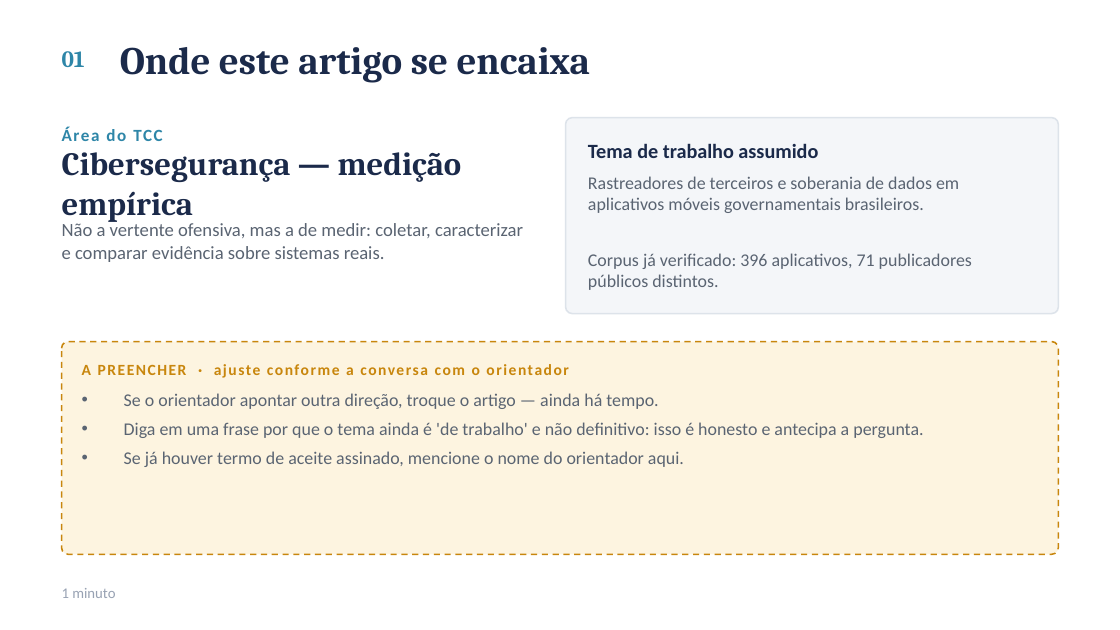
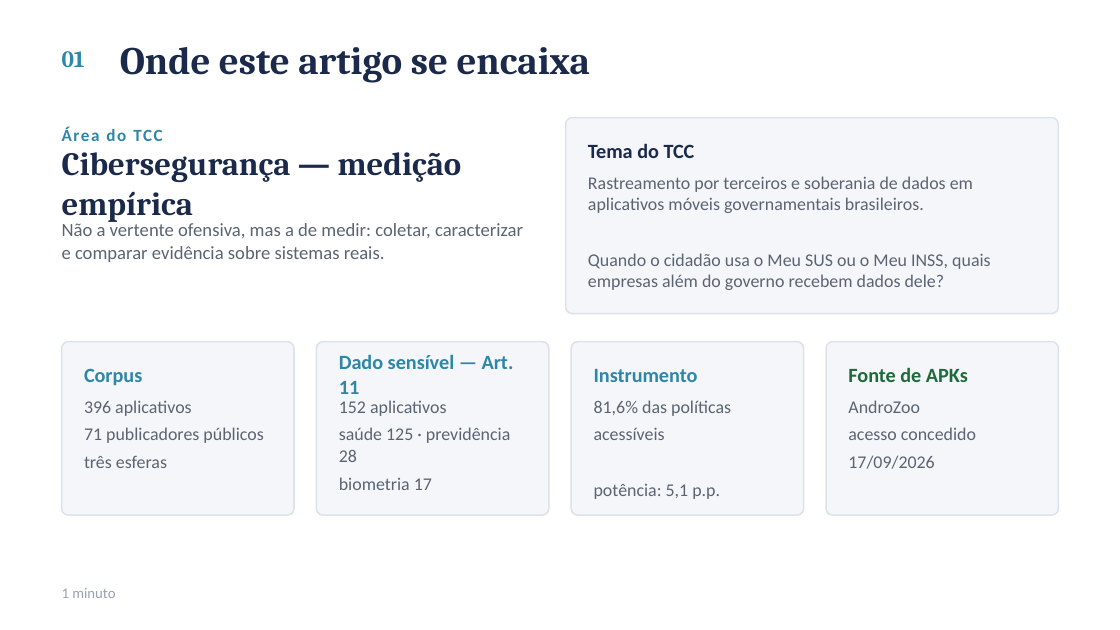
Before and after one commit to ClaudioAMF1/TCC, a slide deck: slide 2 of seminario/seminario-analise-de-artigo.pptx. Drawn at 1120x630 pixels with LibreOffice and Linux fonts; fonts in the diff are those of the drawing. Boxes give left, top, right and bottom in pixels: in the first picture for what was removed or moved away, otherwise in the second. Text is boxed around its words. In the diff, an @@ line names an element or a change of style, - is before the commit and + after.

```diff
--- a/seminario/seminario-analise-de-artigo.pptx
+++ b/seminario/seminario-analise-de-artigo.pptx
@@ text at <box>588,143,695,158</box>: text changed @@
-Tema de trabalho assumido
+Tema do TCC
@@ text at <box>588,176,991,290</box>: text changed @@
-Rastreadores de terceiros e soberania de dados em aplicativos móveis governamentais brasileiros.
-Corpus já verificado: 396 aplicativos, 71 publicadores públicos distintos.
+Rastreamento por terceiros e soberania de dados em aplicativos móveis governamentais brasileiros.
+Quando o cidadão usa o Meu SUS ou o Meu INSS, quais empresas além do governo recebem dados dele?
@@ rounded rectangle: place and size @@
-rounded rectangle at <box>62,342,1058,554</box>
+rounded rectangle at <box>62,342,295,515</box>
@@ rounded rectangle at <box>62,342,295,515</box>: fill #FDF4E0 to #F4F6F9; outline #C8860D 1 pt dashed to #DDE3EA 1 pt; proportions changed @@
@@ rounded rectangle added at <box>317,342,550,515</box>, fill #F4F6F9, outline #DDE3EA 1 pt @@
@@ text added at <box>339,354,514,394</box>, 13 pt, text #2E86A8, bold @@
+Dado sensível — Art. 11
@@ rounded rectangle added at <box>571,342,804,515</box>, fill #F4F6F9, outline #DDE3EA 1 pt @@
@@ rounded rectangle added at <box>827,342,1060,515</box>, fill #F4F6F9, outline #DDE3EA 1 pt @@
@@ text removed at <box>82,364,568,378</box> @@
-A PREENCHER · ajuste conforme a conversa com o orientador
@@ text added at <box>84,368,142,385</box>, 13 pt, text #2E86A8, bold @@
+Corpus
@@ text added at <box>594,369,698,382</box>, 13 pt, text #2E86A8, bold @@
+Instrumento
@@ text added at <box>848,367,968,382</box>, 13 pt, text #1E6B3A, bold @@
+Fonte de APKs
@@ text added at <box>84,400,263,468</box>, 11.5 pt, text #5A6472 @@
+396 aplicativos
+71 publicadores públicos
+três esferas
@@ text removed at <box>124,393,923,467</box> @@
-• Se o orientador apontar outra direção, troque o artigo — ainda há tempo.
-• Diga em uma frase por que o tema ainda é 'de trabalho' e não definitivo: isso é honesto e antecipa a pergunta.
-• Se já houver termo de aceite assinado, mencione o nome do orientador aqui.
@@ text added at <box>339,400,510,490</box>, 11.5 pt, text #5A6472 @@
+152 aplicativos
+saúde 125 · previdência 28
+biometria 17
@@ text added at <box>594,400,731,499</box>, 11.5 pt, text #5A6472 @@
+81,6% das políticas
+acessíveis
+potência: 5,1 p.p.
@@ text added at <box>848,400,976,469</box>, 11.5 pt, text #5A6472 @@
+AndroZoo
+acesso concedido
+17/09/2026
```
Also in this commit, not shown: 2 other slides changed, 8 other files.
